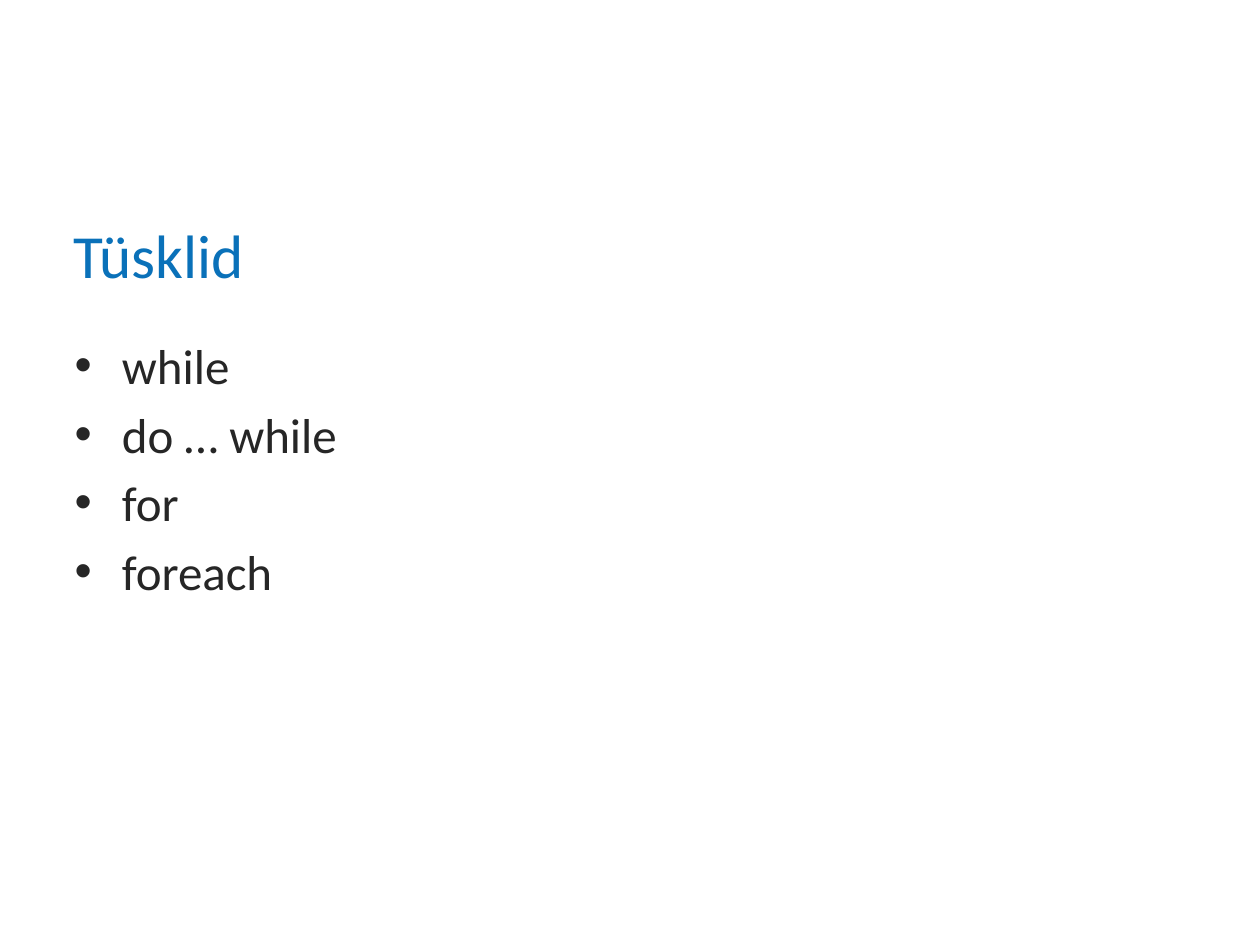
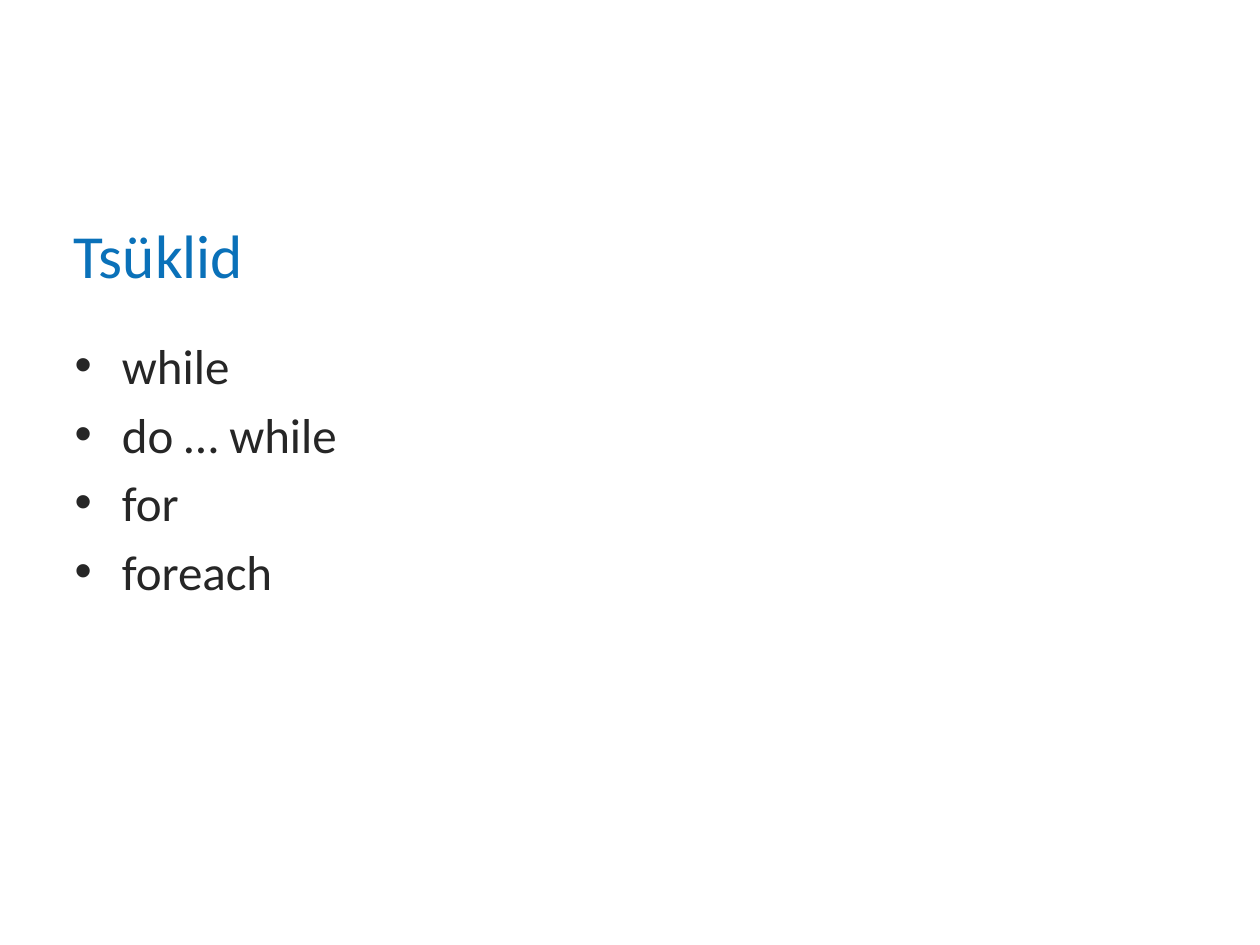
Before and after one commit to mitka0260/BCSlessons, a slide deck: slide 8 of src/main/java/ee/bcs/java/lectures/Loeng3 - alamfunktsioonid massiivid tsüklid .pptx. Drawn at 1260x945 pixels with LibreOffice and Linux fonts; fonts in the diff are those of the drawing; background and template pictures are left out. Boxes give left, top, right and bottom in pixels: in the first picture for what was removed or moved away, otherwise in the second. Text is boxed around its words. In the diff, an @@ line names an element or a change of style, - is before the commit and + after.

```diff
--- a/src/main/java/ee/bcs/java/lectures/Loeng3 - alamfunktsioonid massiivid tsüklid .pptx
+++ b/src/main/java/ee/bcs/java/lectures/Loeng3 - alamfunktsioonid massiivid tsüklid .pptx
@@ title at (74, 235, 243, 279): text changed @@
-Tüsklid
+Tsüklid
```
Also in this commit, not shown: 1 other slide changed, 10 other files.
